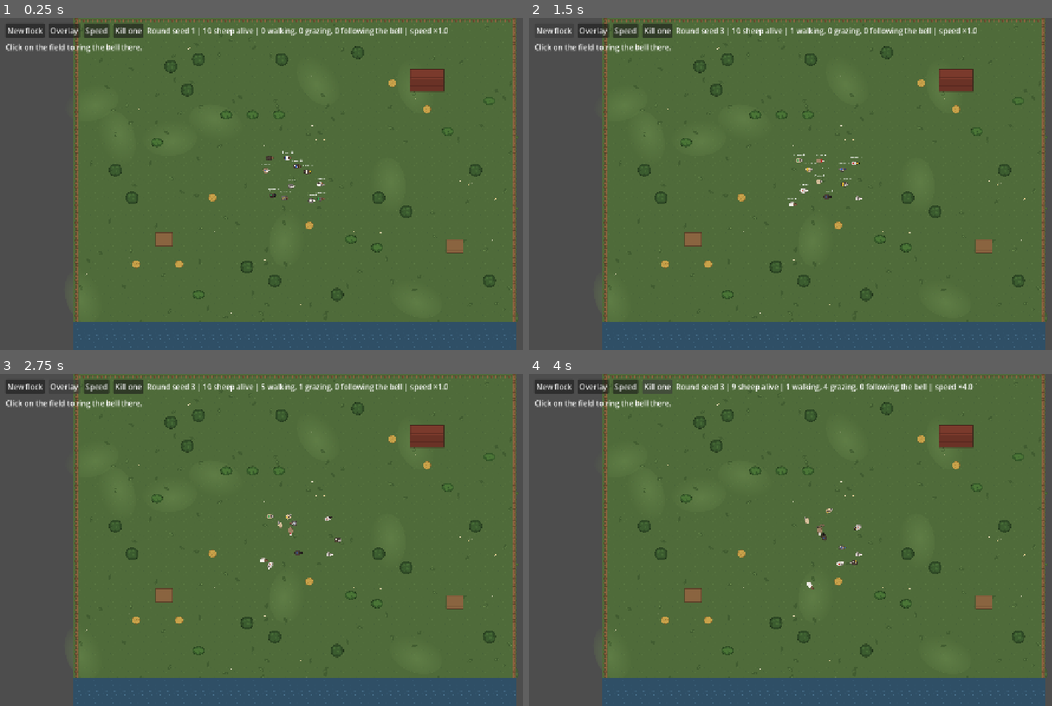
Above: before the commit, frames 1-4 (two rows, left to right).
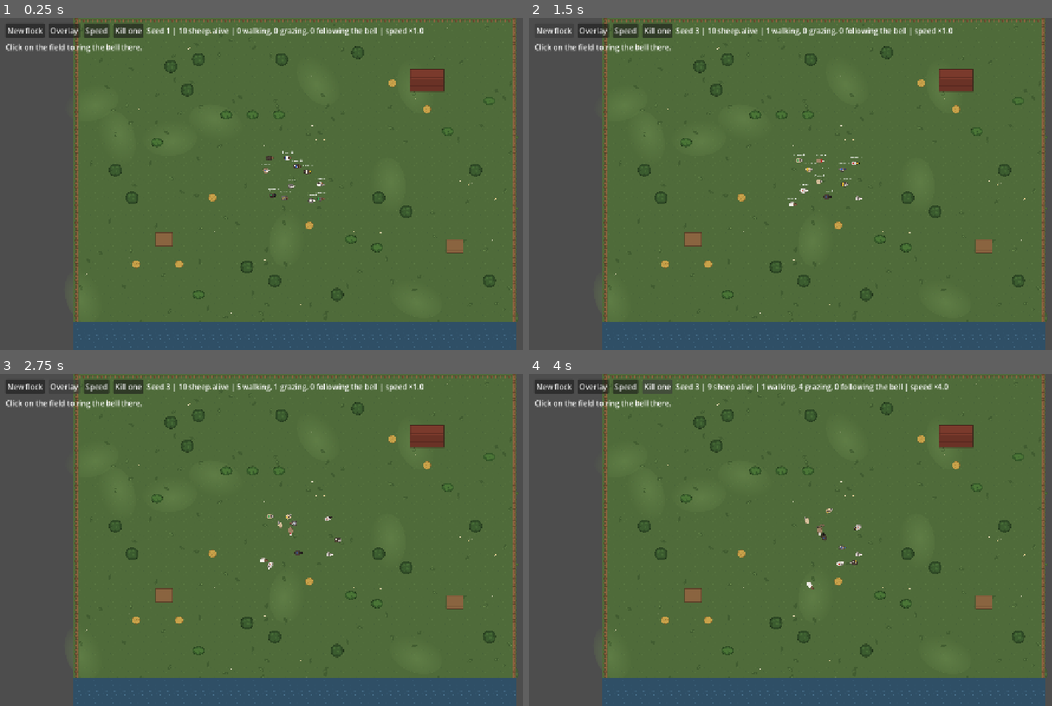
Above: after the commit, the same moments.

Repository: SchmidtsKeller/SheetIntelligence2d
Game: Godot game, scene res://systems/flock/sandbox/flock_sandbox.tscn
The game is run twice, just before and just after one commit, with the same random seed, the same clock (stepped at 60 frames per second) and the same inputs. This scene is started directly instead of the project's main scene.
Inputs:
- Up to frame 1 (0.25 s): no input
- Up to frame 2 (1.5 s): click "New flock" at 0.5 s; click "New flock" at 1.25 s
- Up to frame 3 (2.75 s): click "Overlay" at 2 s
- Up to frame 4 (4 s): click "Speed" at 2.75 s; click "Kill one" at 3.5 s

The runs differ from the first frame. In frame 1, 0.8% of the frame differs, in the area x 27-86%, y 2-6%; in frame 2, 0.8%; in frame 3, 0.8%; in frame 4, 0.7%.

Commit message:
style(#13): wrap long lines in the flock scripts
Co-Authored-By: Claude Fable 5.2 <noreply@anthropic.com>

Diff:
--- a/systems/flock/flock_debug_overlay.gd
+++ b/systems/flock/flock_debug_overlay.gd
@@ -48,7 +48,15 @@
 			draw_circle(agent.target, 5.0, color)
 		if not agent.steering.is_zero_approx():
 			draw_line(position, position + agent.steering * STEERING_LENGTH, Color.CYAN, 3.0)
-		var text: String = "%d %s %.1f" % [sheep_id, ACTIVITY_NAMES[agent.activity], agent.time_left]
+		var text: String = (
+			"%d %s %.1f" % [sheep_id, ACTIVITY_NAMES[agent.activity], agent.time_left]
+		)
 		draw_string(
-			font, position + Vector2(-30.0, -38.0), text, HORIZONTAL_ALIGNMENT_LEFT, -1, FONT_SIZE, color
+			font,
+			position + Vector2(-30.0, -38.0),
+			text,
+			HORIZONTAL_ALIGNMENT_LEFT,
+			-1,
+			FONT_SIZE,
+			color
 		)
--- a/systems/flock/sandbox/flock_sandbox.gd
+++ b/systems/flock/sandbox/flock_sandbox.gd
@@ -66,7 +66,7 @@
 		grazing += int(agent.activity == FlockAgent.Activity.GRAZE)
 		called += int(agent.activity == FlockAgent.Activity.BELL)
 	_status.text = (
-		"Round seed %d | %d sheep alive | %d walking, %d grazing, %d following the bell | speed ×%s"
+		"Seed %d | %d sheep alive | %d walking, %d grazing, %d following the bell | speed ×%s"
 		% [_round_seed, _swarm.get_living_count(), walking, grazing, called, SPEEDS[_speed_index]]
 	)
 
--- a/tests/unit/test_flock_steering.gd
+++ b/tests/unit/test_flock_steering.gd
@@ -83,7 +83,9 @@
 	]
 
 	# Exactly between two squares: their pushes cancel.
-	var push: Vector2 = FlockSteering.obstacle_avoidance(Vector2(50.0, 150.0), [SQUARE, other], 60.0)
+	var push: Vector2 = FlockSteering.obstacle_avoidance(
+		Vector2(50.0, 150.0), [SQUARE, other], 60.0
+	)
 
 	assert_almost_eq(push, Vector2.ZERO)
 
--- a/tests/unit/test_flock_swarm_service.gd
+++ b/tests/unit/test_flock_swarm_service.gd
@@ -149,7 +149,9 @@
 			has_grazed[sheep_id] = has_grazed.get(sheep_id, false) or body.is_grazing()
 			has_walked[sheep_id] = has_walked.get(sheep_id, false) or body.get_speed() > 100.0
 			if not play_area.has_point(position):
-				problems.append("sheep %d left the field at %s (tick %d)" % [sheep_id, position, tick])
+				problems.append(
+					"sheep %d left the field at %s (tick %d)" % [sheep_id, position, tick]
+				)
 			for footprint: PackedVector2Array in footprints:
 				if Geometry2D.is_point_in_polygon(position, footprint):
 					problems.append("sheep %d is inside an obstacle at %s" % [sheep_id, position])
@@ -219,10 +221,14 @@
 	assert_gt(inside.size(), 0, "the test needs sheep inside the radius")
 	assert_gt(outside.size(), 0, "and outside of it")
 	for sheep_id: int in inside:
-		assert_eq(_swarm.get_agent(sheep_id).activity, FlockAgent.Activity.BELL, "sheep %d" % sheep_id)
+		assert_eq(
+			_swarm.get_agent(sheep_id).activity, FlockAgent.Activity.BELL, "sheep %d" % sheep_id
+		)
 		assert_eq(_swarm.get_agent(sheep_id).target, origin)
 	for sheep_id: int in outside:
-		assert_ne(_swarm.get_agent(sheep_id).activity, FlockAgent.Activity.BELL, "sheep %d" % sheep_id)
+		assert_ne(
+			_swarm.get_agent(sheep_id).activity, FlockAgent.Activity.BELL, "sheep %d" % sheep_id
+		)
 	assert_signal_emitted_with(_swarm, &"bell_rung", [origin, radius])
 
 
@@ -463,7 +469,9 @@
 
 	# Death.
 	watch_signals(guest_swarm)
-	assert_false(guest_swarm.kill_sheep(ids[0], GameEnums.DeathCause.SHOT), "the guest decides nothing")
+	assert_false(
+		guest_swarm.kill_sheep(ids[0], GameEnums.DeathCause.SHOT), "the guest decides nothing"
+	)
 	host_swarm.kill_sheep(ids[0], GameEnums.DeathCause.SHOT)
 	assert_false(guest_swarm.is_sheep_alive(ids[0]))
 	assert_eq(guest_swarm.get_living_count(), _flock_size - 1)
@@ -511,7 +519,10 @@
 	host_swarm.spawn_flock(ROUND_SEED)
 	# The spawns take their time over this line.
 	var arrival_deadline_msec: int = Time.get_ticks_msec() + 2000
-	while guest_swarm.get_living_count() < _flock_size and Time.get_ticks_msec() < arrival_deadline_msec:
+	while (
+		guest_swarm.get_living_count() < _flock_size
+		and Time.get_ticks_msec() < arrival_deadline_msec
+	):
 		await get_tree().process_frame
 	var ids: Array[int] = guest_swarm.get_living_sheep_ids()
 	assert_eq(ids.size(), _flock_size, "the flock arrives, if a little late")
